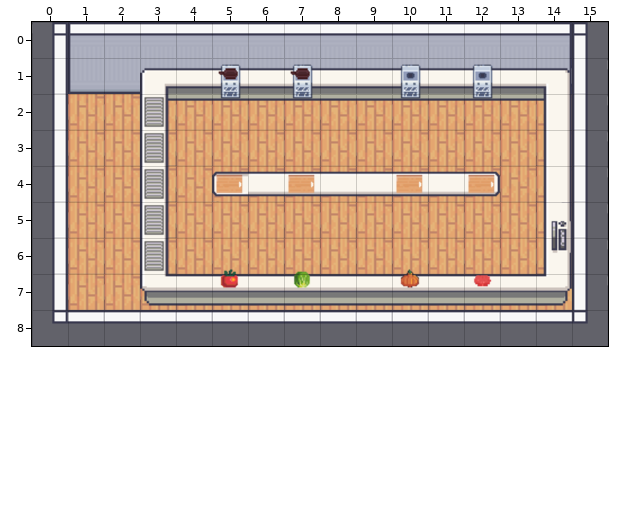
Two states of a Tiled map, assets/piazza-map-big2.tmx. The first picture shows the starting point.
Cells are 80x80 px. Shown: x 0..15, y 0..8.
After:
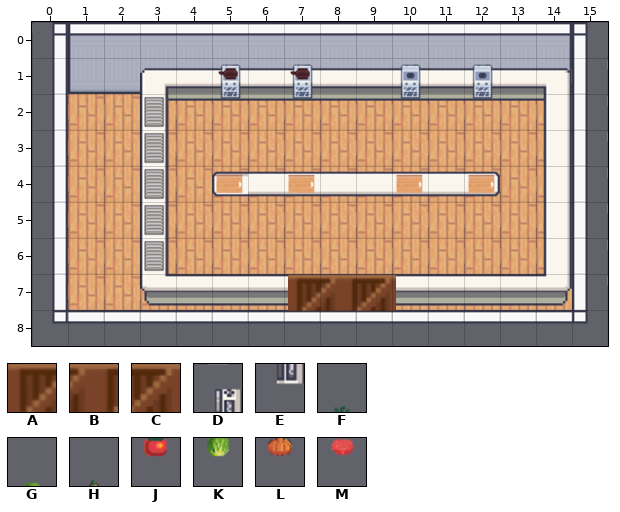
Key: from "food-crate": A 0, B 1, C 2; from "piazza_assets2": D 13, E 23, F 61, G 62, H 64, J 71, K 72, L 74, M 75.
_ is an empty cell.
Tiles of an added or newly shown layer are drawn over the layers below it.
Message: Updated piazza-map-big2.tmx to include pantry and remove redundant food
From old to new:
Layer "Cooking layer":
y 5: x 14 D -> _
y 6: x 5 F -> _; x 7 G -> _; x 10 H -> _; x 14 E -> _
y 7: x 5 J -> _; x 7 K -> _; x 10 L -> _; x 12 M -> _
Layer "Crate layer" (added):
y 7: x 7..9 ___ -> ABC
Where, in picture pixels (left, top, right, bottom), the same in both pictures:
removed: (536, 202, 572, 274)
removed: (220, 269, 239, 288)
changed: (288, 269, 420, 311)
removed: (473, 274, 492, 287)
